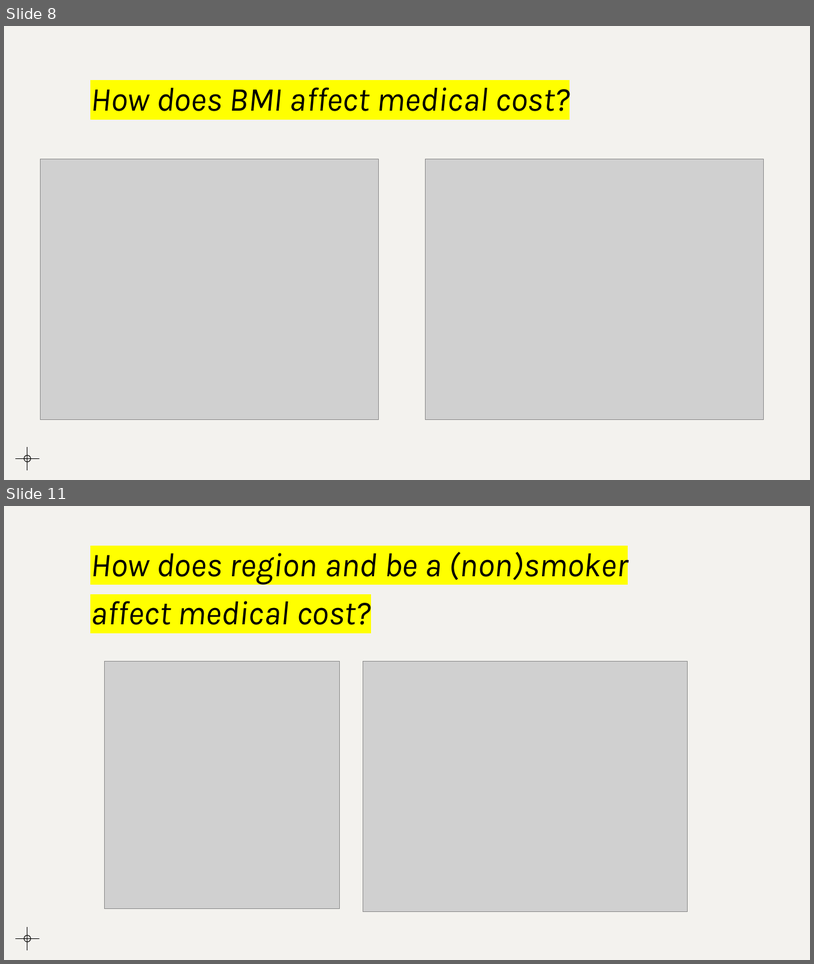
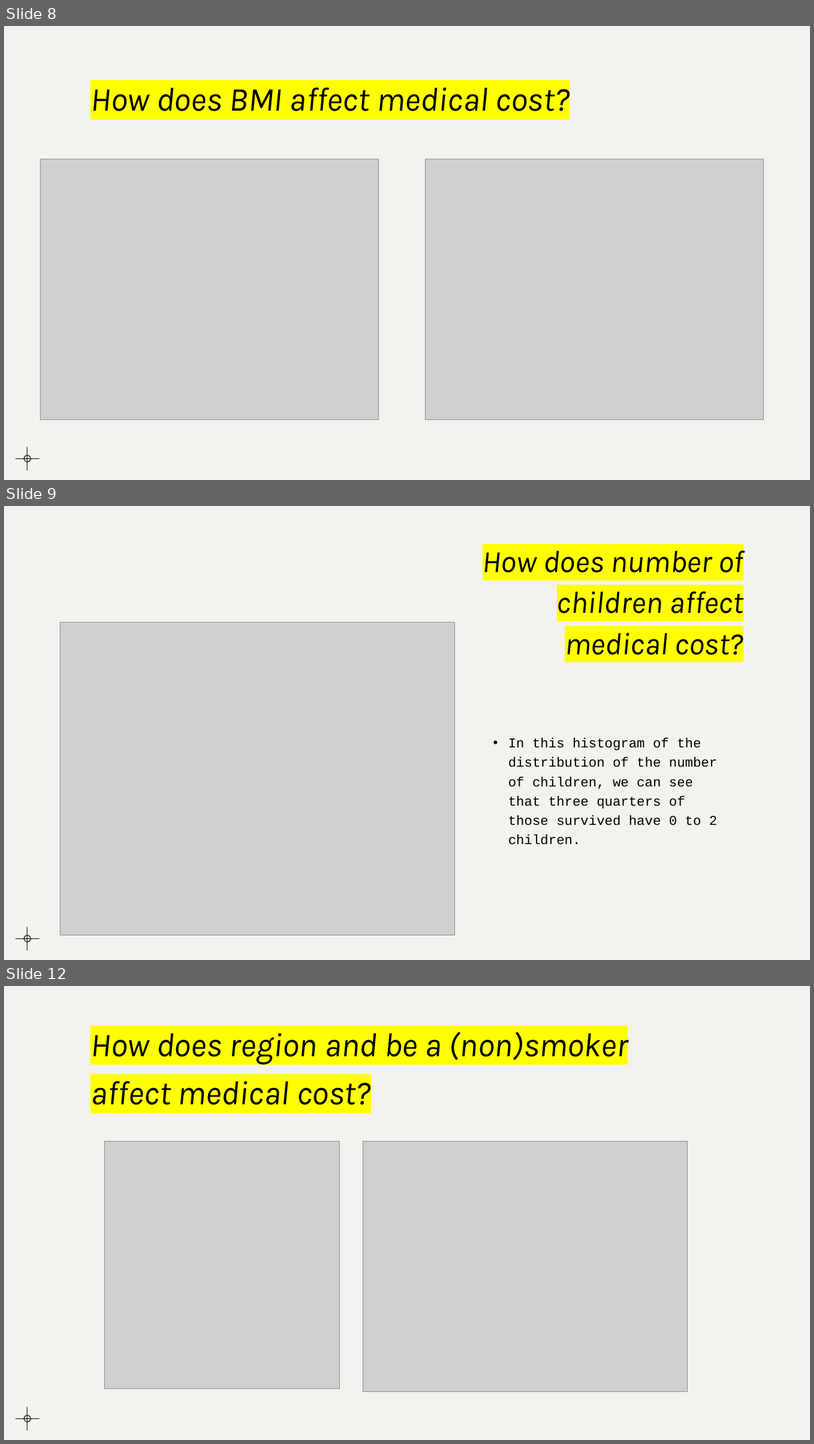
Before and after one commit to jaimelangenfeld/project1, a slide deck: Medical Cost After Insurance.pptx. Shown one above the other, each under a label of ours: slides 8 and 11 before the commit, slides 8, 9 and 12 after it; the slides between them are not shown. The pictures are 814x964 and 814x1444 pixels, drawn with LibreOffice and Linux fonts; fonts in the diff are those of the drawing; grey boxes stand for pictures. Boxes give left, top, right and bottom in pixels: in the first picture for what was removed or moved away, otherwise in the second. Text is boxed around its words. In the diff, an @@ line names an element or a change of style, - is before the commit and + after.

```diff
--- a/Medical Cost After Insurance.pptx
+++ b/Medical Cost After Insurance.pptx
@@ slide 9 added at (4,506,810,960), background #F3F2EE; not listed: 3 template elements that a slide beside it also shows @@
@@ title added at (483,550,744,655), 37 pt, text #000000, italic @@
+How does number of children affect medical cost?
@@ picture added at (60,622,455,936) @@
@@ text added at (509,738,717,844), 16 pt, text #000000 @@
+• In this histogram of the distribution of the number of children, we can see that three quarters of those survived have 0 to 2 children.
@@ what was slide 11 is now slide 12 @@
```
Also in this commit, not shown: 3 slides changed, 1 other file.
